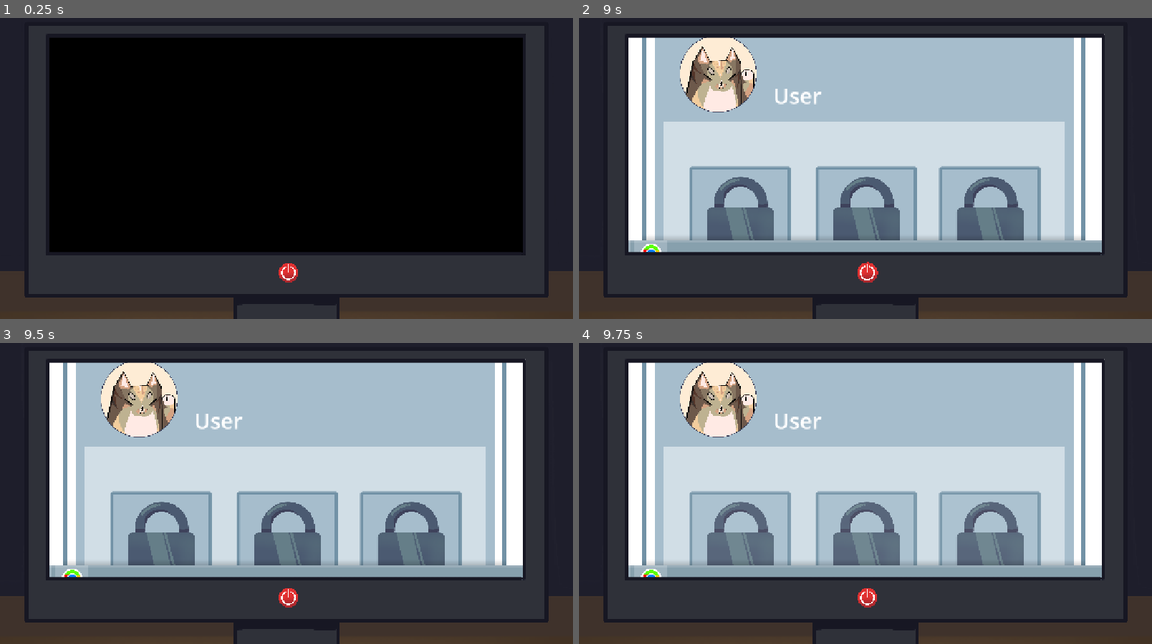
Above: before the commit, frames 1-4 (two rows, left to right).
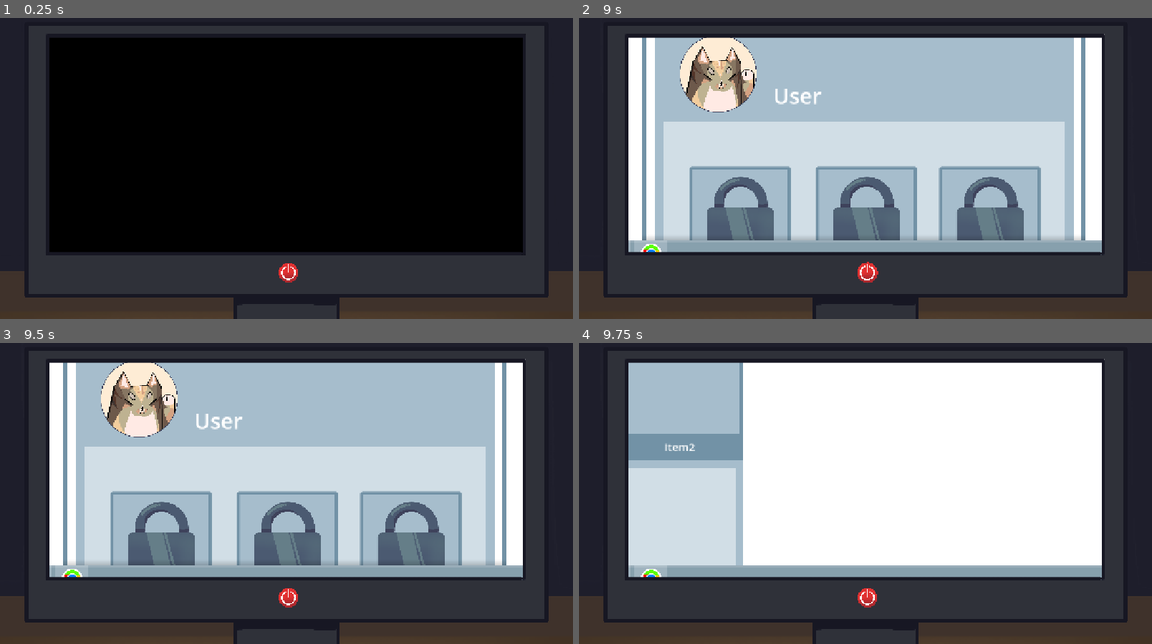
Above: after the commit, the same moments.

Repository: ArtyomDevGames/Brackeys_GJ
Game: Godot game, scene res://Game/Main/Scenes/level_select.tscn
The game is run twice, just before and just after one commit, with the same random seed, the same clock (stepped at 60 frames per second) and the same inputs. This scene is started directly instead of the project's main scene.
Inputs (mouse positions are in pixels of both pictures, inside the frame that each line leads up to):
- Up to frame 1 (0.25 s): no input
- Up to frame 2 (9 s): click (865, 228) at 0.5 s; click (739, 228) at 1.25 s; click (991, 228) at 2 s; click (865, 273) at 2.75 s; click (613, 255) at 3.5 s; click (865, 273) at 4.25 s; click (613, 255) at 5 s; click (865, 228) at 5.75 s; click (739, 228) at 6.5 s; click (991, 228) at 7.25 s; click (865, 273) at 8 s; click (613, 255) at 8.75 s
- Up to frame 3 (9.5 s): no input
- Up to frame 4 (9.75 s): click (865, 553) at 9.5 s

Frames 1-3 are identical in both runs. In frame 4, 49% of the frame differs, in the area x 8-89%, y 6-74%.

Commit message:
Game scene added; level button update
Теперь при нажатии на кнопку выбора уровня в главной сцене игры отображается название выбранного уровня

Diff:
--- /dev/null
+++ b/game/Game/Main/Scenes/game.tscn
@@ -0,0 +1,77 @@
+[gd_scene format=3 uid="uid://cia8qk86c6ynm"]
+
+[ext_resource type="Script" uid="uid://cm24tbwln5gps" path="res://Game/Main/Scripts/game.gd" id="1_5ytc6"]
+
+[sub_resource type="StyleBoxFlat" id="StyleBoxFlat_whohe"]
+bg_color = Color(0.6, 0.6, 0.6, 0)
+border_width_left = 10
+border_width_right = 10
+border_color = Color(0.44705883, 0.57254905, 0.6509804, 1)
+
+[sub_resource type="StyleBoxFlat" id="StyleBoxFlat_iqxs1"]
+bg_color = Color(0.81960785, 0.87058824, 0.9019608, 1)
+border_width_left = 15
+border_width_top = 30
+border_width_right = 15
+border_width_bottom = 15
+border_color = Color(0.6509804, 0.7411765, 0.8, 1)
+corner_radius_bottom_right = 5
+corner_radius_bottom_left = 5
+
+[sub_resource type="StyleBoxFlat" id="StyleBoxFlat_5ytc6"]
+bg_color = Color(0.6509804, 0.7411765, 0.8, 1)
+border_width_left = 7
+border_width_top = 7
+border_width_right = 7
+border_width_bottom = 60
+border_color = Color(0.44705883, 0.57254905, 0.6509804, 1)
+
+[node name="Game" type="CanvasLayer" unique_id=162558194]
+script = ExtResource("1_5ytc6")
+
+[node name="BackPanel" type="Panel" parent="." unique_id=1893453874]
+offset_left = 33.0
+offset_top = 1.0
+offset_right = 1242.0
+offset_bottom = 720.0
+theme_override_styles/panel = SubResource("StyleBoxFlat_whohe")
+
+[node name="ScrollContainer" type="ScrollContainer" parent="." unique_id=1216533846]
+offset_left = 56.0
+offset_top = 1.0
+offset_right = 366.0
+offset_bottom = 720.0
+vertical_scroll_mode = 3
+tile_scroll_hint = true
+
+[node name="Control" type="Control" parent="ScrollContainer" unique_id=1974422685]
+custom_minimum_size = Vector2(310, 1000)
+layout_mode = 2
+
+[node name="Panel" type="Panel" parent="ScrollContainer/Control" unique_id=778596497]
+layout_mode = 1
+anchors_preset = -1
+anchor_right = 0.201
+anchor_bottom = 0.296
+offset_top = 296.0
+offset_right = 247.69
+offset_bottom = 704.0
+theme_override_styles/panel = SubResource("StyleBoxFlat_iqxs1")
+
+[node name="Top" type="Panel" parent="ScrollContainer/Control" unique_id=1372201525]
+layout_mode = 0
+offset_right = 310.0
+offset_bottom = 309.0
+theme_override_styles/panel = SubResource("StyleBoxFlat_5ytc6")
+
+[node name="ItemIcon" type="AnimatedSprite2D" parent="ScrollContainer/Control/Top" unique_id=912419358]
+
+[node name="ItemNameLabel" type="Label" parent="ScrollContainer/Control/Top" unique_id=1902375974]
+layout_mode = 0
+offset_left = 97.0
+offset_top = 261.0
+offset_right = 240.0
+offset_bottom = 295.0
+theme_override_font_sizes/font_size = 24
+text = "TEXT"
+horizontal_alignment = 1
--- /dev/null
+++ b/game/Game/Main/Scripts/game.gd
@@ -0,0 +1,10 @@
+extends CanvasLayer
+
+@onready var item_name_label: Label = $ScrollContainer/Control/Top/ItemNameLabel
+
+func _ready() -> void:
+	item_name_label.text = Global.current_level_name
+
+
+func _process(delta: float) -> void:
+	pass
--- a/game/Game/Other/Scripts/global.gd
+++ b/game/Game/Other/Scripts/global.gd
@@ -5,3 +5,6 @@
 var Player_name = "User"
 
 var tutorial_state = 0 # 0 - Обучение не пройдено; 1 - обучение пройдено (для меню выбора уровня потом пригодится)
+
+var current_level_id = 0
+var current_level_name = ""
--- a/game/Game/UI/Scripts/level_select_button.gd
+++ b/game/Game/UI/Scripts/level_select_button.gd
@@ -23,8 +23,8 @@
 
 
 func _on_pressed() -> void:
-	print("Начинаем продажу, ёптыть")
-	print(item_name)
+	Global.current_level_name = item_name
+	get_tree().change_scene_to_file("res://Game/Main/Scenes/game.tscn")
 
 
 func _on_mouse_entered() -> void:
Not shown, added: game/Game/Main/Scripts/game.gd.uid
